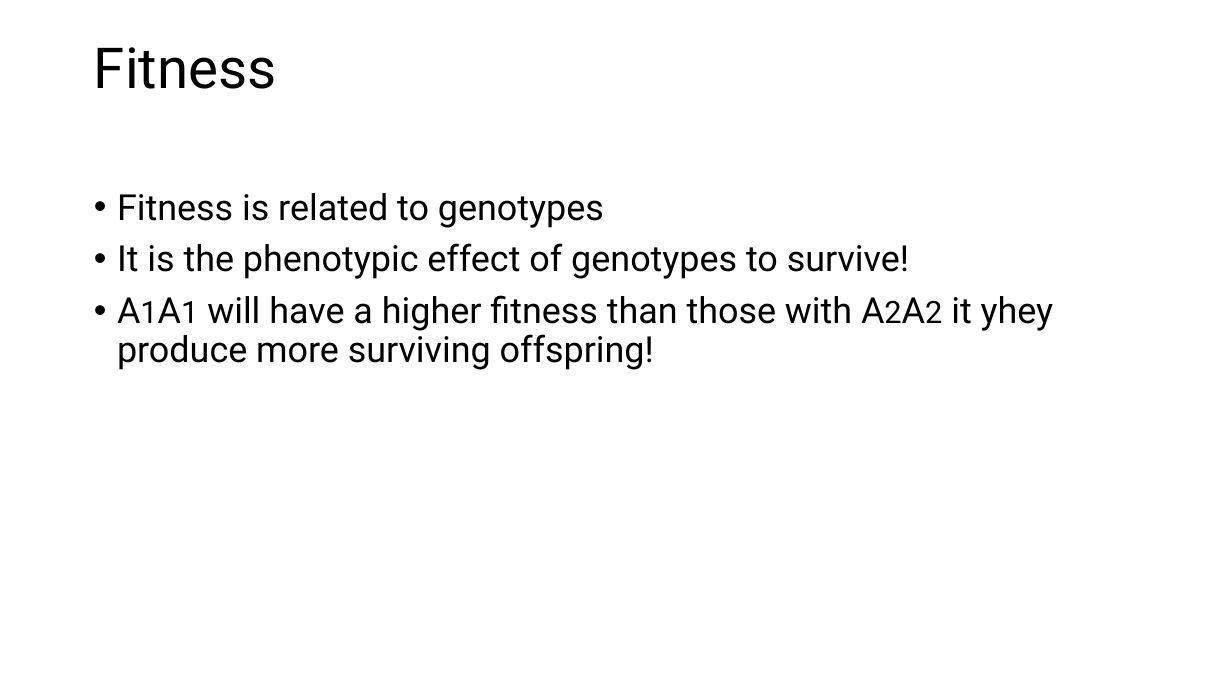
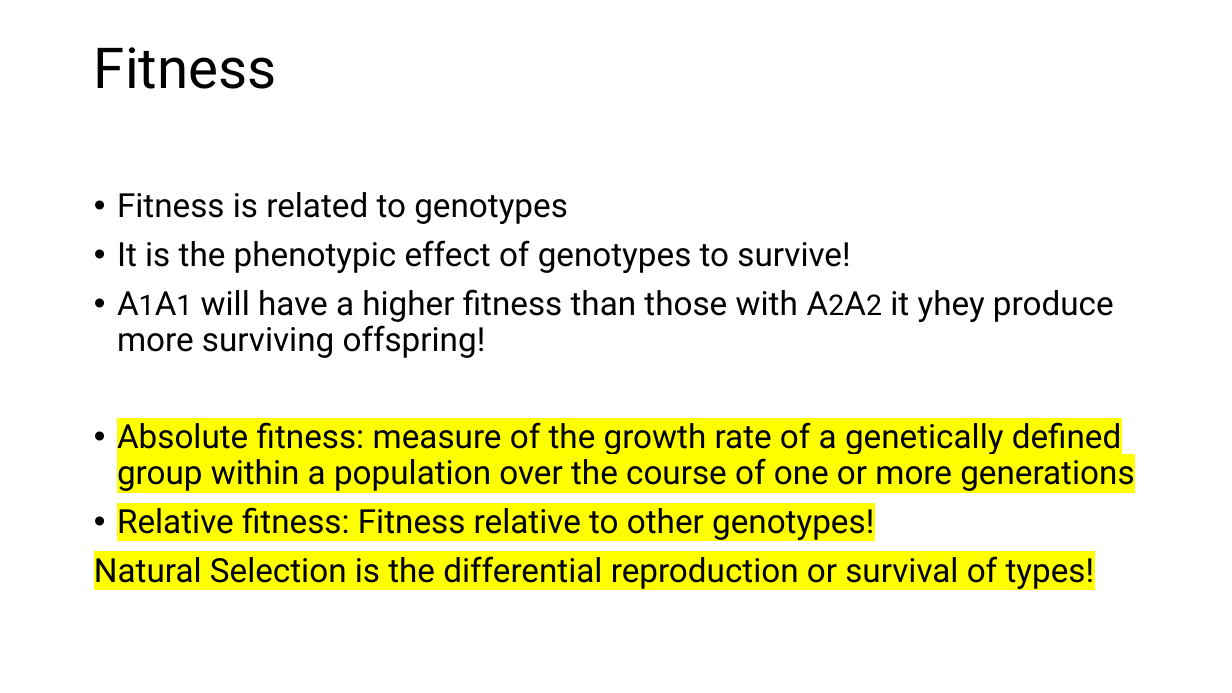
Before and after one commit to ccsosa/Evolutionary_genetics, a slide deck: slide 12 of Semana4/Selección natural.pptx (slide 7 before the commit). Drawn at 1232x693 pixels with LibreOffice and Linux fonts; fonts in the diff are those of the drawing. Boxes give left, top, right and bottom in pixels: in the first picture for what was removed or moved away, otherwise in the second. Text is boxed around its words. In the diff, an @@ line names an element or a change of style, - is before the commit and + after.

Commit message:
added ppt

```diff
--- a/Semana4/Selección natural.pptx
+++ b/Semana4/Selección natural.pptx
@@ text at box(117, 192, 1114, 358): size 28 to 25.9 pt in "Fitness is related to genotypes", "It is the phenotypic effect of genotypes ...", "A1A1 will have a higher fitness than ..."; size 24 to 22.2 pt in "A1A1 A2A2" @@
@@ text at box(94, 422, 1134, 589): paragraphs added @@
+• Absolute fitness: measure of the growth rate of a genetically defined group within a population over the course of one or more generations
+• Relative fitness: Fitness relative to other genotypes!
+Natural Selection is the differential reproduction or survival of types!
```
Also in this commit, not shown: 7 other slides changed, 21 slides added, 3 slides removed.
